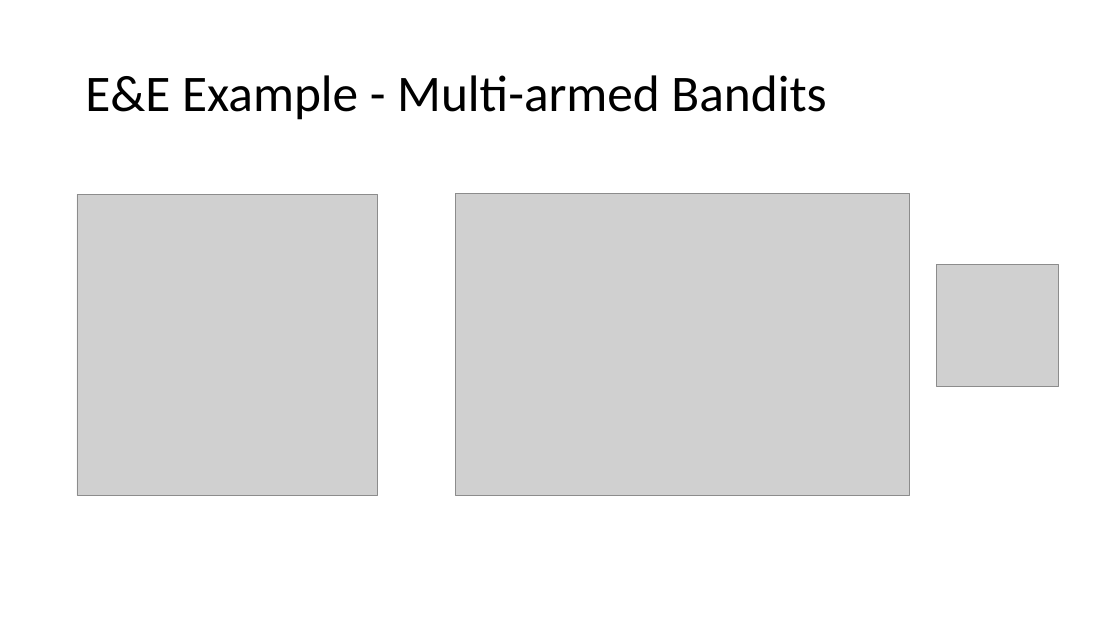
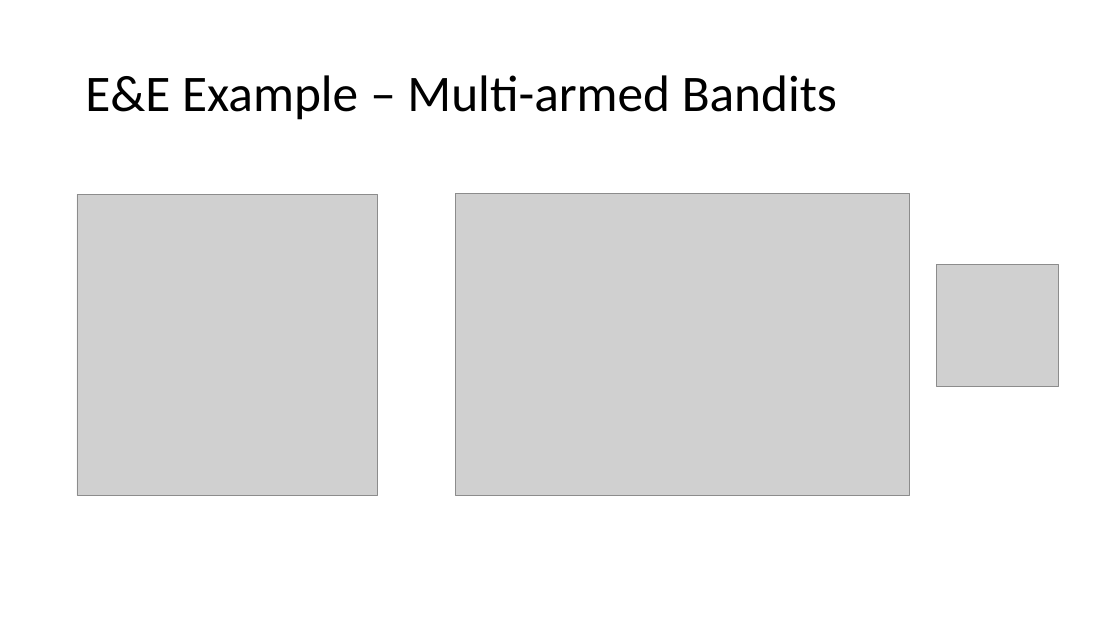
Before and after one commit to wzhe06/Ad-papers, a slide deck: slide 7 of Explore and Exploit/EandE.pptx. Drawn at 1120x630 pixels with LibreOffice and Linux fonts; fonts in the diff are those of the drawing; grey boxes stand for pictures. Boxes give left, top, right and bottom in pixels: in the first picture for what was removed or moved away, otherwise in the second. Text is boxed around its words. In the diff, an @@ line names an element or a change of style, - is before the commit and + after.

```diff
--- a/Explore and Exploit/EandE.pptx
+++ b/Explore and Exploit/EandE.pptx
@@ title at (85, 75, 837, 120): text changed @@
-E&E Example - Multi-armed Bandits
+E&E Example – Multi-armed Bandits
```
Also in this commit, not shown: 10 other slides changed, 2 slides added, 4 slides removed, 4 other files.
